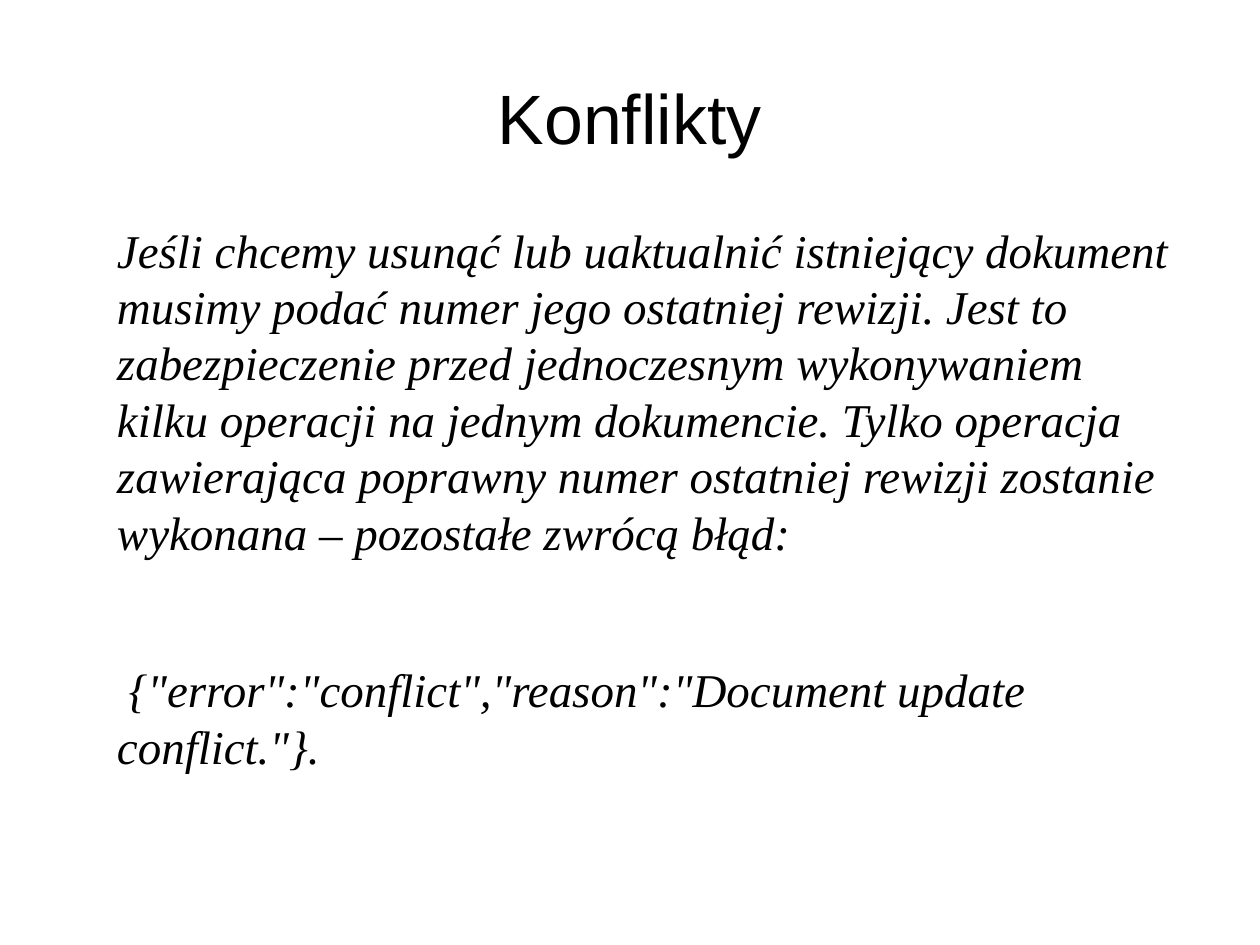
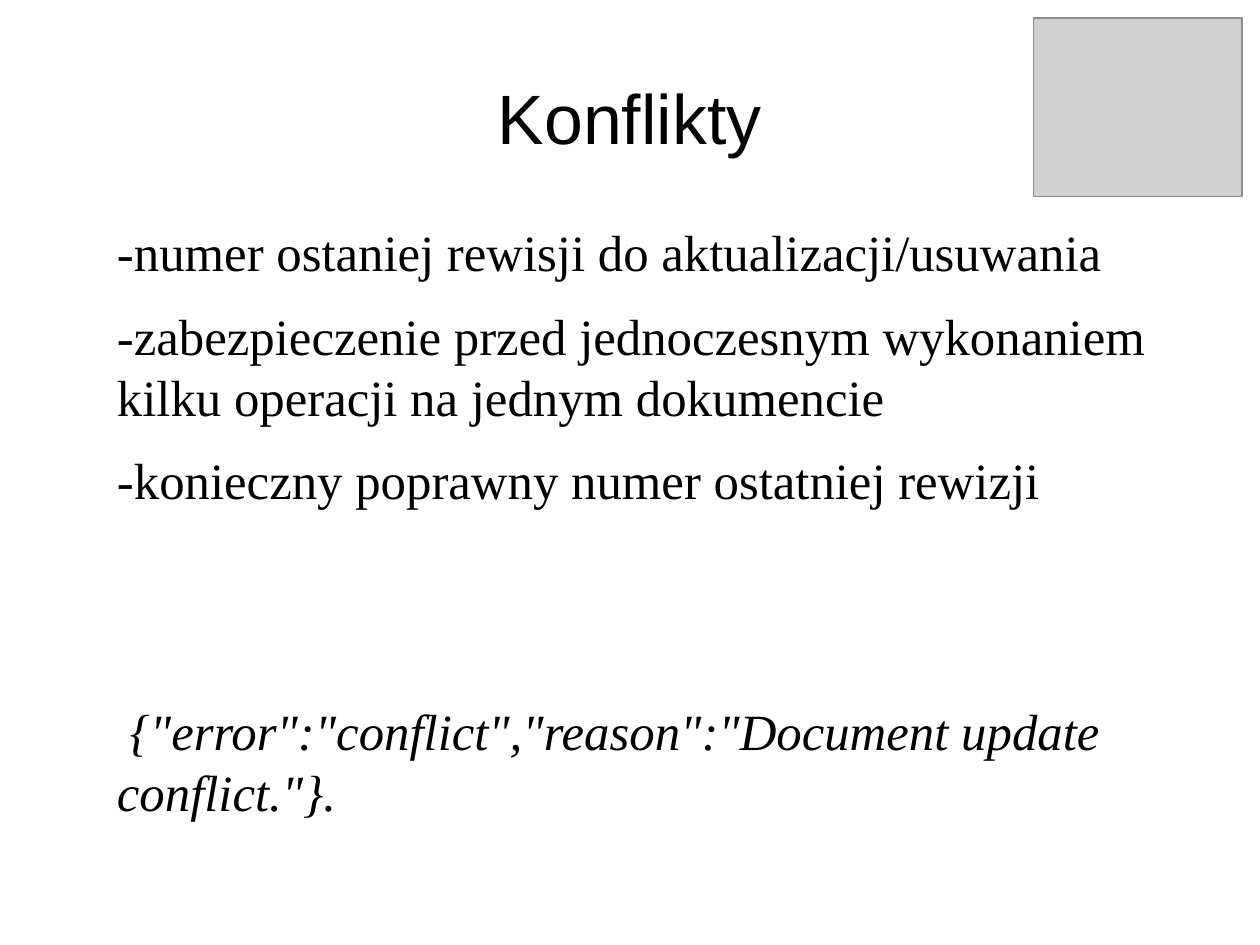
Before and after one commit to pawnow/ProjektErlang, a slide deck: slide 14 of prezentacja.odp. Drawn at 1260x945 pixels with LibreOffice and Linux fonts; fonts in the diff are those of the drawing; grey boxes stand for pictures. Boxes give left, top, right and bottom in pixels: in the first picture for what was removed or moved away, otherwise in the second. Text is boxed around its words. In the diff, an @@ line names an element or a change of style, - is before the commit and + after.

```diff
--- a/prezentacja.odp
+++ b/prezentacja.odp
@@ picture added at (1034,18,1242,197) @@
@@ text at (117,235,1145,510): text changed; size 29.6 to 32 pt; italic off @@
-Jeśli chcemy usunąć lub uaktualnić istniejący dokument musimy podać numer jego ostatniej rewizji. Jest to zabezpieczenie przed jednoczesnym wykonywaniem kilku operacji na jednym dokumencie. Tylko operacja zawierająca poprawny numer ostatniej rewizji zostanie wykonana – pozostałe zwrócą błąd:
+-numer ostaniej rewisji do aktualizacji/usuwania
+-zabezpieczenie przed jednoczesnym wykonaniem kilku operacji na jednym dokumencie
+-konieczny poprawny numer ostatniej rewizji
@@ text at (130,714,1099,760): size 29.6 to 32 pt in "{"error":"conflict","reason":"Document update conflict."}." @@
```
Also in this commit, not shown: 10 other slides changed, 4 slides added, 4 slides removed.
